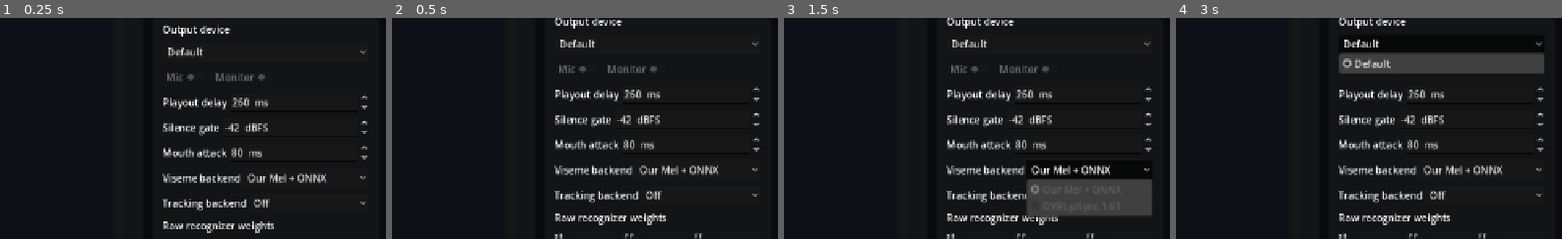
Above: before the commit, frames 1-4 (left to right).
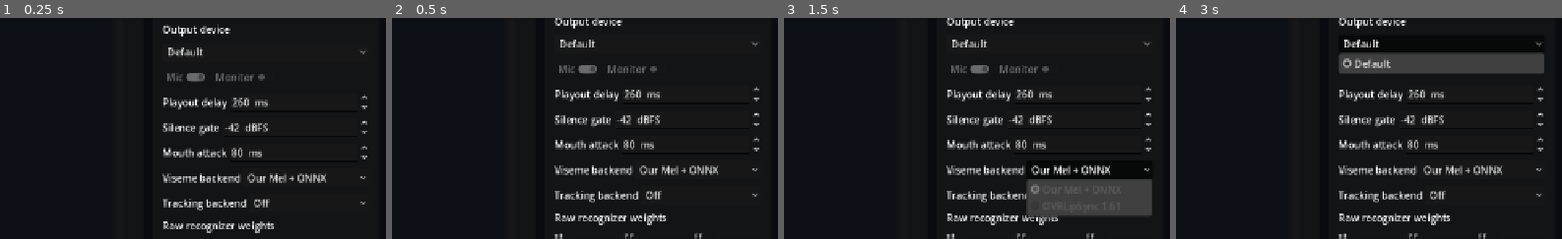
Above: after the commit, the same moments.

Repository: goatchurchprime/godot-vtuber
Game: Godot game, scene res://main.tscn
The game is run twice, just before and just after one commit, with the same random seed, the same clock (stepped at 60 frames per second) and the same inputs.
Inputs:
- Up to frame 1 (0.25 s): no input
- Up to frame 2 (0.5 s): no input
- Up to frame 3 (1.5 s): click "Default" at 0.5 s; click "Our Mel + ONNX" at 1.25 s
- Up to frame 4 (3 s): click "Off" at 2 s; click "Default" at 2.75 s
The pictures show only the part of the screen within x 50-100%, y 0-50%; the shares and areas given below are measured in that part.

The runs differ from the first frame. In frame 1, 0.2% of the frame differs, in the area x 48-54%, y 24-29%; in frame 2, 0.2%; in frame 3, 0.2%; in frame 4, less than 0.1%.

Commit message:
Default microphone on and expose XR tracker state

Diff:
--- a/main.tscn
+++ b/main.tscn
@@ -132,6 +132,7 @@
 [node name="Microphone" type="CheckButton" parent="Margin/Rows/Columns/Diagnostics/Margin/Rows/Controls" unique_id=868040920]
 unique_name_in_owner = true
 layout_mode = 2
+button_pressed = true
 text = "Mic"
 
 [node name="Monitor" type="CheckButton" parent="Margin/Rows/Columns/Diagnostics/Margin/Rows/Controls" unique_id=601571616]
--- a/src/main.gd
+++ b/src/main.gd
@@ -14,6 +14,8 @@
 const SyntheticTrackingAdapterScript := preload("res://src/tracking/synthetic_tracking_adapter.gd")
 const OpenXRTrackingAdapterScript := preload("res://src/tracking/openxr_tracking_adapter.gd")
 const HumanArmSolverScript := preload("res://src/tracking/human_arm_solver.gd")
+
+@export var microphone_starts_enabled := true
 const GATE_HYSTERESIS_DB := 6.0
 const GATE_RELEASE_CHUNKS := 6
 const DIAGNOSTIC_INTERVAL_SEC := 0.25
@@ -102,6 +104,8 @@
 		input_device.disabled = true
 	_configure_visemes()
 	_configure_tracking()
+	if microphone_starts_enabled and microphone.button_pressed and not microphone.disabled:
+		_set_microphone_enabled(true)
 	_update_activity_policy()
 
 
--- a/src/tracking/openxr_tracking_adapter.gd
+++ b/src/tracking/openxr_tracking_adapter.gd
@@ -21,6 +21,7 @@
 var _origin_captured := false
 var _tracked_hands := 0
 var _hand_tracker_candidates := 0
+var _last_tracker_diagnostic := ""
 
 
 func start() -> bool:
@@ -75,9 +76,13 @@
 	_append_hand(frame, "left_hand", HAND_LEFT)
 	_append_hand(frame, "right_hand", HAND_RIGHT)
 	received_frames += 1
-	status = "OpenXR tracking head + %d hand(s), %d candidate(s)" % [
-		_tracked_hands, _hand_tracker_candidates,
+	var tracker_diagnostic := _tracker_diagnostic()
+	status = "OpenXR head + %d hand(s), %d candidate(s) | %s" % [
+		_tracked_hands, _hand_tracker_candidates, tracker_diagnostic,
 	]
+	if tracker_diagnostic != _last_tracker_diagnostic:
+		_last_tracker_diagnostic = tracker_diagnostic
+		print("OPENXR_TRACKERS ", tracker_diagnostic)
 	pose_received.emit(frame)
 
 
@@ -132,6 +137,24 @@
 	return result
 
 
+func _tracker_diagnostic() -> String:
+	var entries: Array[String] = []
+	var trackers: Dictionary = XRServer.get_trackers(TRACKER_CONTROLLER | TRACKER_HAND)
+	for tracker_name: Variant in trackers:
+		var tracker: Variant = trackers[tracker_name]
+		var poses: Array[String] = []
+		if tracker != null and not tracker.is_class("XRHandTracker"):
+			for pose_name: StringName in [&"grip", &"default", &"aim"]:
+				if tracker.call("has_pose", pose_name):
+					var pose: Variant = tracker.call("get_pose", pose_name)
+					if pose != null:
+						var live := bool(pose.call("get_has_tracking_data")) \
+							if pose.has_method("get_has_tracking_data") else bool(pose.get("has_tracking_data"))
+						poses.append("%s:%s" % [pose_name, "live" if live else "idle"])
+		entries.append("%s[%s]" % [tracker_name, ",".join(poses)])
+	return "; ".join(entries) if not entries.is_empty() else "no hand/controller trackers"
+
+
 func _transform_dictionary(value: Transform3D) -> Dictionary:
 	return {
 		"position": _vector3_array(value.origin),
--- a/tests/main_scene_smoke.gd
+++ b/tests/main_scene_smoke.gd
@@ -22,6 +22,7 @@
 	assert(avatar.status.begins_with("avatar ready"), avatar.status)
 	assert(main.avatar_y != null)
 	assert(main.mouth_attack != null)
+	assert(main.microphone_starts_enabled, "microphone startup policy should default to enabled")
 	main.mouth_attack.value = 135.0
 	assert(is_equal_approx(avatar.mouth_attack_ms, 135.0))
 	assert(Engine.max_fps == 60)
